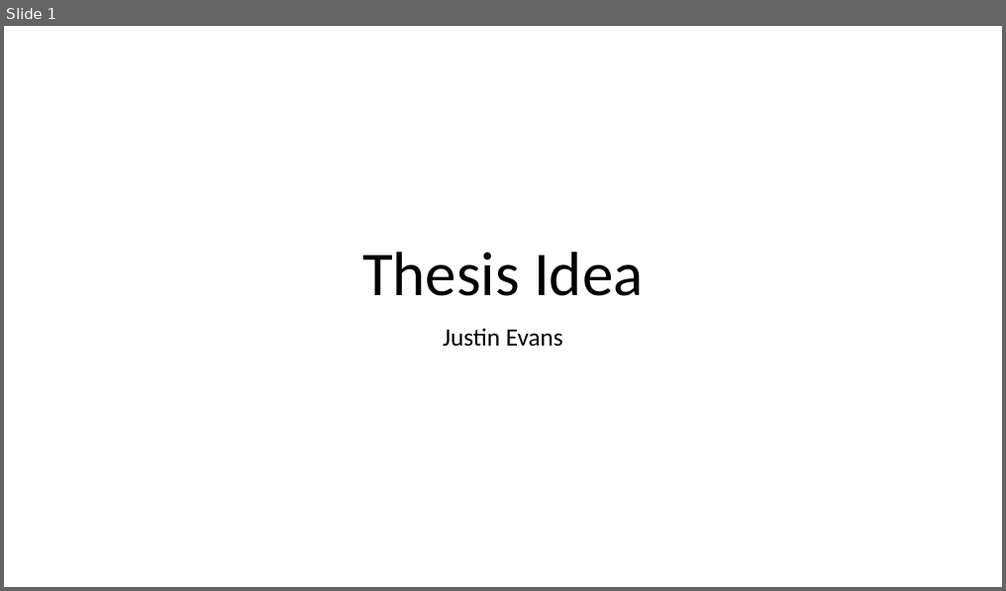
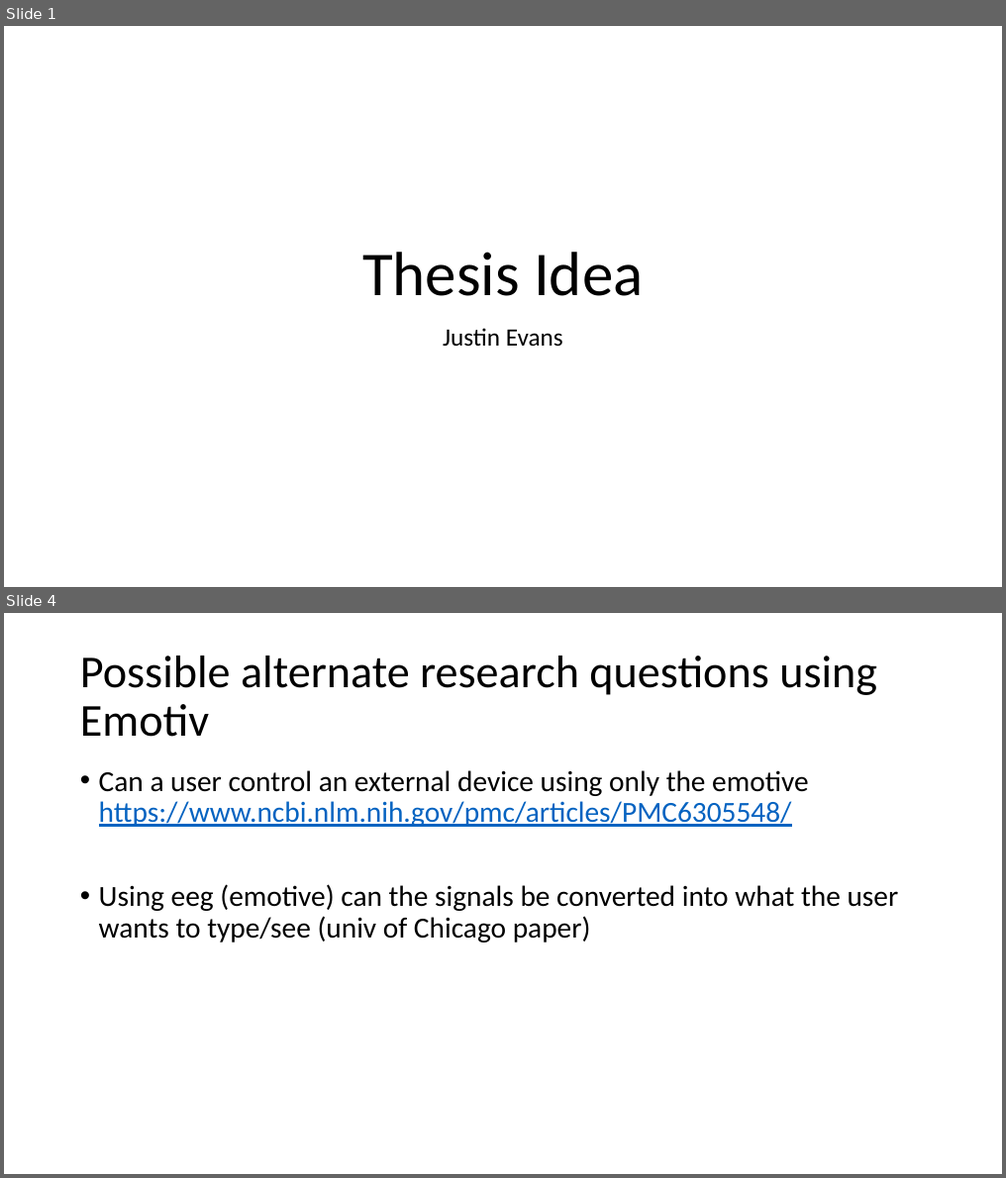
Before and after one commit to nauticalmonkey/CalPolyThesis, a slide deck: Thesis Idea.pptx. Shown one above the other, each under a label of ours: slide 1 before the commit, slides 1 and 4 after it; the slides between them are not shown. The pictures are 1006x591 and 1006x1178 pixels, drawn with LibreOffice and Linux fonts; fonts in the diff are those of the drawing. Boxes give left, top, right and bottom in pixels: in the first picture for what was removed or moved away, otherwise in the second. Text is boxed around its words. In the diff, an @@ line names an element or a change of style, - is before the commit and + after.

```diff
--- a/Thesis Idea.pptx
+++ b/Thesis Idea.pptx
@@ slide 4 added at bbox=[4, 613, 1002, 1174], background #FFFFFF @@
@@ title added at bbox=[80, 656, 877, 737], 44 pt, text #000000 @@
+Possible alternate research questions using Emotiv
@@ text added at bbox=[99, 770, 899, 943], 28 pt, text #000000 @@
+• Can a user control an external device using only the emotive
+  https://www.ncbi.nlm.nih.gov/pmc/articles/PMC6305548/
+• Using eeg (emotive) can the signals be converted into what the user wants to type/see (univ of Chicago paper)
```
Also in this commit, not shown: 2 slides changed, 2 other slides added, 1 slide removed.
